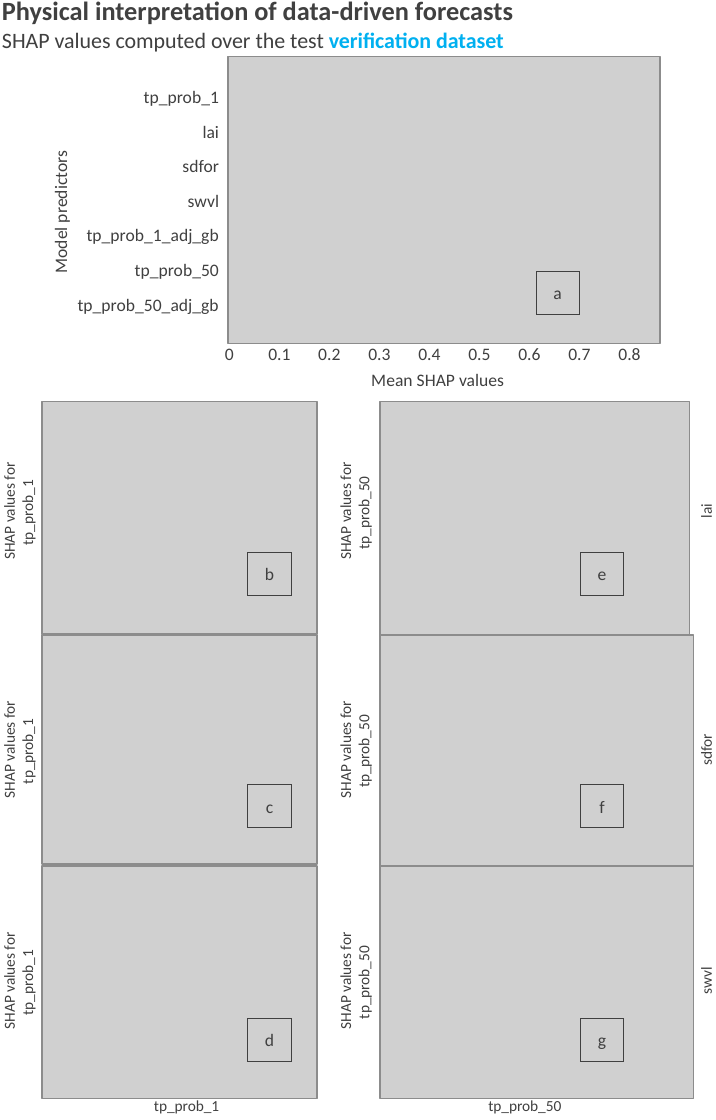
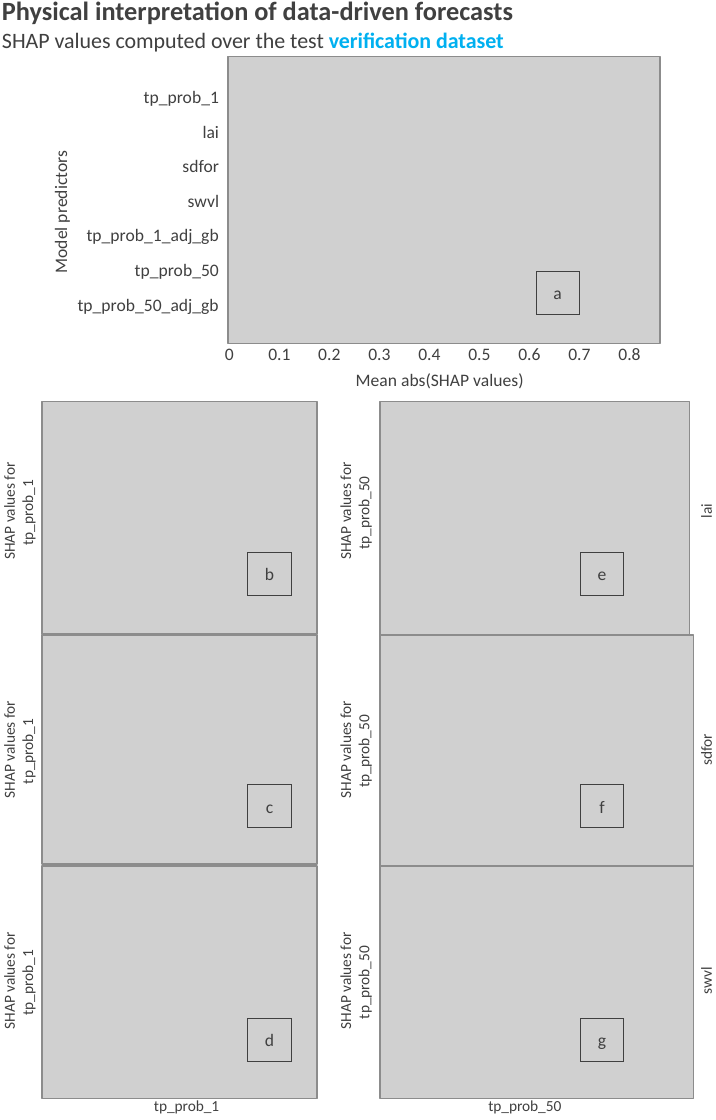
Before and after one commit to FatimaPillosu/thesis, a slide deck: slide 1 of chapter_06/figures/shap.pptx. Drawn at 716x1120 pixels with LibreOffice and Linux fonts; fonts in the diff are those of the drawing; grey boxes stand for pictures. Boxes give left, top, right and bottom in pixels: in the first picture for what was removed or moved away, otherwise in the second. Text is boxed around its words. In the diff, an @@ line names an element or a change of style, - is before the commit and + after.

```diff
--- a/chapter_06/figures/shap.pptx
+++ b/chapter_06/figures/shap.pptx
@@ text at bbox=[356, 373, 523, 388]: text changed @@
-Mean SHAP values
+Mean abs(SHAP values)
```
Also in this commit, not shown: 3 other files.
